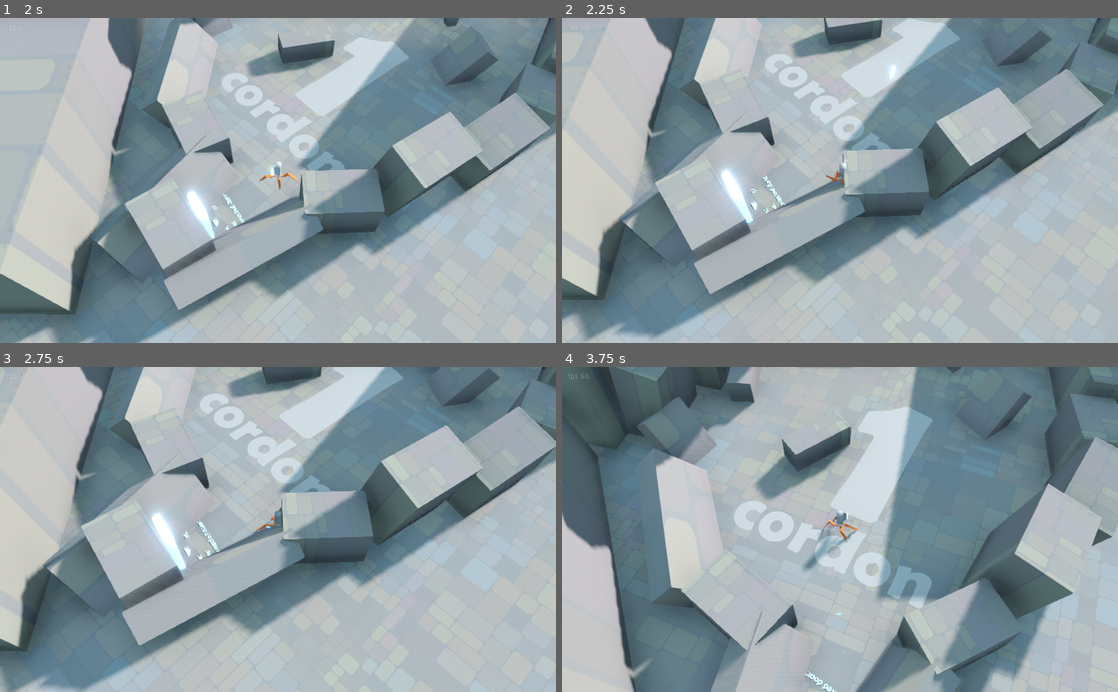
Above: before the commit, frames 1-4 (two rows, left to right).
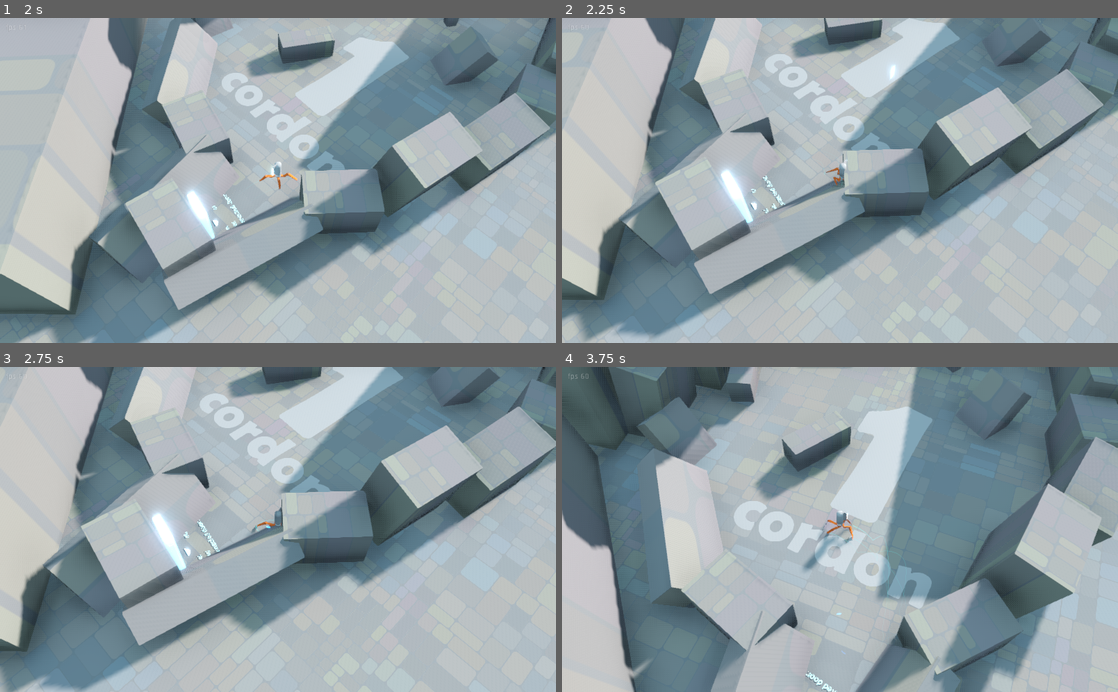
Above: after the commit, the same moments.

Repository: ioxu/key
Game: Godot game, scene res://scenes/splash.tscn
Same seed, same stepped clock (60 frames per second), same inputs: the game is played once before the commit and once after it.
Inputs (mouse positions are in pixels of both pictures, inside the frame that each line leads up to):
- Up to frame 1 (2 s): tap X at 0.5 s; move the mouse to (400, 164) at 0.52 s; hold D (move_right) 0.53-1.28 s; hold Left (camera_rotate_left) 0.53-1.28 s; click (400, 164) at 0.67 s; tap Space (jump) at 0.77, 1.25, 1.52 s; move the mouse to (166, 196) at 1.27 s; hold S (move_down) from 1.28 s (still down); tap Right (camera_rotate_right) at 1.35 s
- Up to frame 2 (2.25 s): move the mouse to (895, 109) at 2.02 s; release S (move_down) at 2.03 s; hold D (move_right) from 2.03 s (still down); click (895, 109) at 2.1 s
- Up to frame 3 (2.75 s): keep holding D (move_right)
- Up to frame 4 (3.75 s): move the mouse to (812, 594) at 2.77 s; release D (move_right) at 2.78 s; hold W (move_up) 2.78-3.53 s; tap Left (camera_rotate_left) at 2.85 s; click (812, 594) at 2.92 s; tap Space (jump) at 3.02 s; move the mouse to (1006, 578) at 3.52 s; hold A (move_left) from 3.53 s (still down); hold Right (camera_rotate_right) from 3.53 s (still down)

Frame 1 is identical in both runs. In frame 2, less than 0.1% of the frame differs, in the area x 47-51%, y 45-52%; in frame 3, less than 0.1%; in frame 4, 0.3%, in the area x 46-62%, y 45-71%.

Commit message:
harmonic motion .calculate_c in the wild

Diff:
--- a/data/tests/harmonic_motion/test_harmonic_motion.gd
+++ b/data/tests/harmonic_motion/test_harmonic_motion.gd
@@ -20,11 +20,8 @@
 
 
 func _process(delta):
-	var cx = harmonic_motion_x.calculate_c( $Sprite.position.x, target_pos.x)
-	var cy = harmonic_motion_y.calculate_c( $Sprite.position.y, target_pos.y)
-
-	$Sprite.position.x = cx
-	$Sprite.position.y = cy
+	$Sprite.position.x = harmonic_motion_x.calculate_c( $Sprite.position.x, target_pos.x)
+	$Sprite.position.y = harmonic_motion_y.calculate_c( $Sprite.position.y, target_pos.y)
 
 
 func set_damping_ratio(new_value):
--- a/scenes/player/Controller.gd
+++ b/scenes/player/Controller.gd
@@ -39,6 +39,10 @@
 var waist_rotation_harmonic_parms
 var _w_rot_hv = 0.0
 var waist_rotation_knee_roll = -10.0
+
+var toes_waist_ry_spring = harmonic_motion_lib.new()
+var toes_waist_ry = 0.0
+
 
 onready var toe_1_node = get_node("../toe_1_position")
 onready var toe_2_node = get_node("../toe_2_position")
@@ -111,6 +115,8 @@
 		waist_rotation_harmonic_damping,
 		waist_rotation_harmonic_frequency
 	)
+
+	toes_waist_ry_spring.initialise( 0.25, 5 )
 
 
 func _unhandled_input(event):
@@ -280,26 +286,29 @@
 	# so that speed isn't taken into account. Speed could scale but toes would only be some constant
 	# factor away from body ...
 	var movement_v = movement * + 0.06
-
 	var movement_v_norm = movement_v.normalized()
 
+	############################
+	toes_waist_ry = toes_waist_ry_spring.calculate_c( toes_waist_ry, lerp_angle(toes_waist_ry, curr_ry, 1.0) )
+	############################
+
 	#var toe_mv_dot_blend = 1.0#0.75 ## !!!!!!!!!!!!!!!! at 1.0 it is completely redundant. Consider removing Util.remap_clamp quotient
-	var t1p = toe_1_initial_position.rotated( Vector3.UP, curr_ry )
+	var t1p = toe_1_initial_position.rotated( Vector3.UP, toes_waist_ry )
 	var d1 = t1p.normalized().dot( movement_v_norm )
 	#t1p += sign(d1) * movement_v * Util.remap_clamp( abs(d1), 0.0, toe_mv_dot_blend, 0.0, 1.0 )
 	t1p += sign(d1) * movement_v * abs(d1)
 
-	var t2p = toe_2_initial_position.rotated( Vector3.UP, curr_ry )
+	var t2p = toe_2_initial_position.rotated( Vector3.UP, toes_waist_ry )
 	var d2 = t2p.normalized().dot( movement_v_norm )
 	#t2p += sign(d2) * movement_v * Util.remap_clamp( abs(d2), 0.0, toe_mv_dot_blend, 0.0, 1.0)
 	t2p += sign(d2) * movement_v * abs(d2)
 
-	var t3p = toe_3_initial_position.rotated( Vector3.UP, curr_ry )
+	var t3p = toe_3_initial_position.rotated( Vector3.UP, toes_waist_ry )
 	var d3 = t3p.normalized().dot( movement_v_norm )
 	#t3p += sign(d3) * movement_v * Util.remap_clamp( abs(d3), 0.0, toe_mv_dot_blend, 0.0, 1.0 )
 	t3p += sign(d3) * movement_v * abs(d3)
 
-	var t4p = toe_4_initial_position.rotated( Vector3.UP, curr_ry )
+	var t4p = toe_4_initial_position.rotated( Vector3.UP, toes_waist_ry )
 	var d4 = t4p.normalized().dot( movement_v_norm )
 	#t4p += sign(d4) * movement_v * Util.remap_clamp( abs(d4), 0.0, toe_mv_dot_blend, 0.0, 1.0 )
 	t4p += sign(d4) * movement_v * abs(d4)
@@ -311,7 +320,7 @@
 
 	#prints("WAIST DT", waist_ry_dt)
 	# bend knees on waist rotation
-	var _dry = waist_ry_dt * -1.0 * waist_rotation_knee_roll
+	var _dry = waist_ry_dt * waist_rotation_knee_roll
 	leg_1_node.roll = _dry
 	leg_2_node.roll = _dry
 	leg_3_node.roll = _dry
